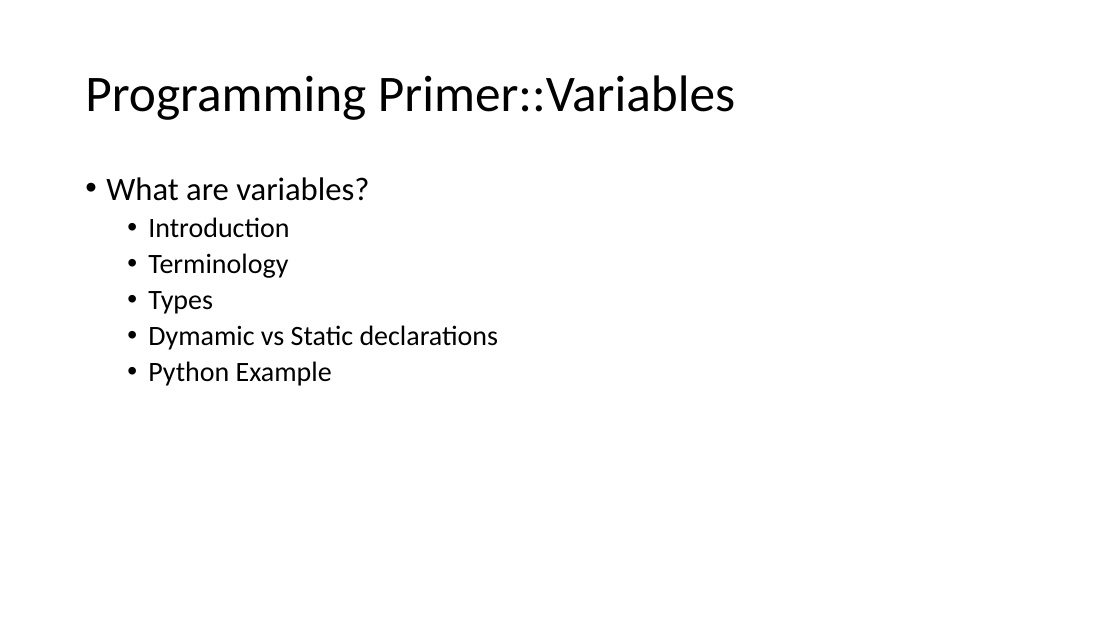
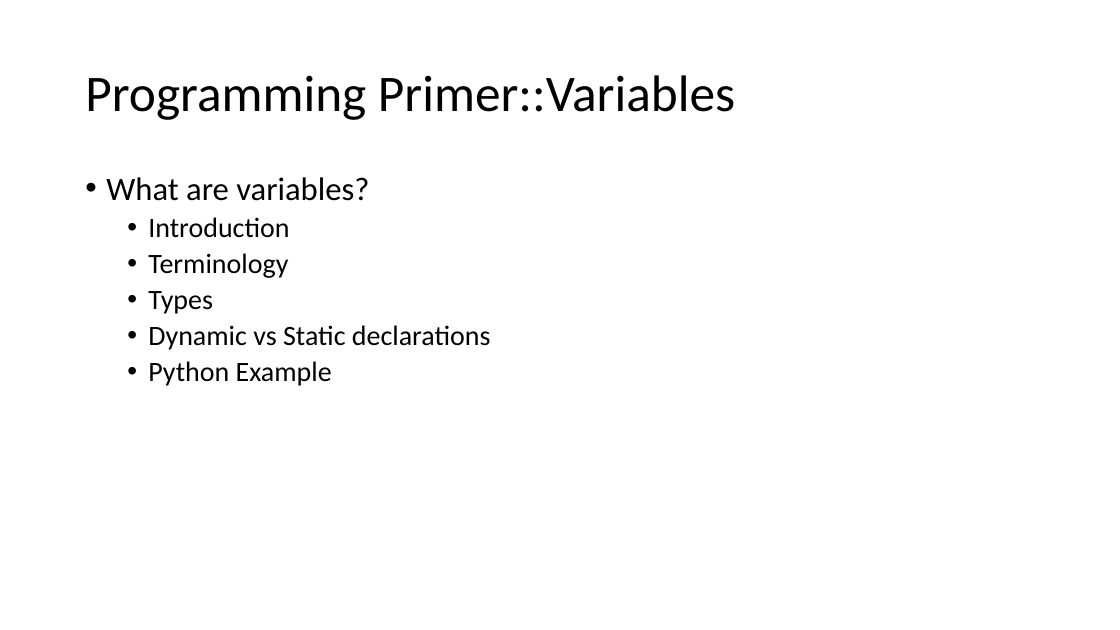
Before and after one commit to bartimusprimed/programmingPrimerClass, a slide deck: slide 10 of Presentation.pptx. Drawn at 1120x630 pixels with LibreOffice and Linux fonts; fonts in the diff are those of the drawing. Boxes give left, top, right and bottom in pixels: in the first picture for what was removed or moved away, otherwise in the second. Text is boxed around its words. In the diff, an @@ line names an element or a change of style, - is before the commit and + after.

Commit message:
updated powerpoint spelling

```diff
--- a/Presentation.pptx
+++ b/Presentation.pptx
@@ text at bbox=[148, 325, 491, 350]: text changed @@
-  • Dymamic vs Static declarations
+  • Dynamic vs Static declarations
```
Also in this commit, not shown: 1 other slide changed.
